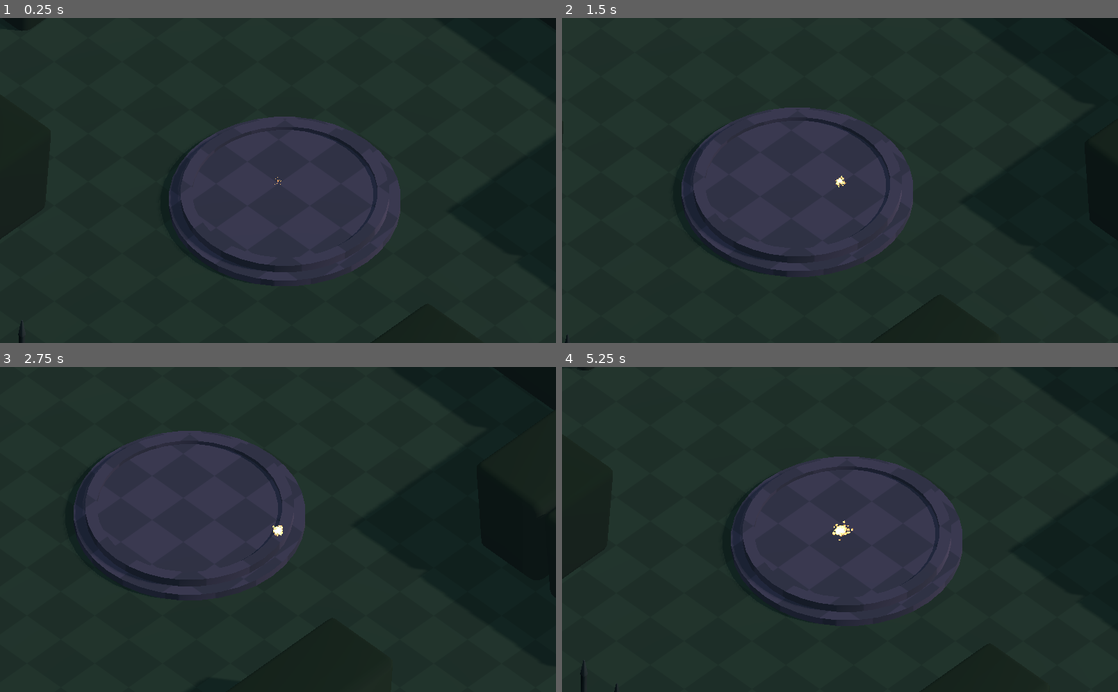
Above: before the commit, frames 1-4 (two rows, left to right).
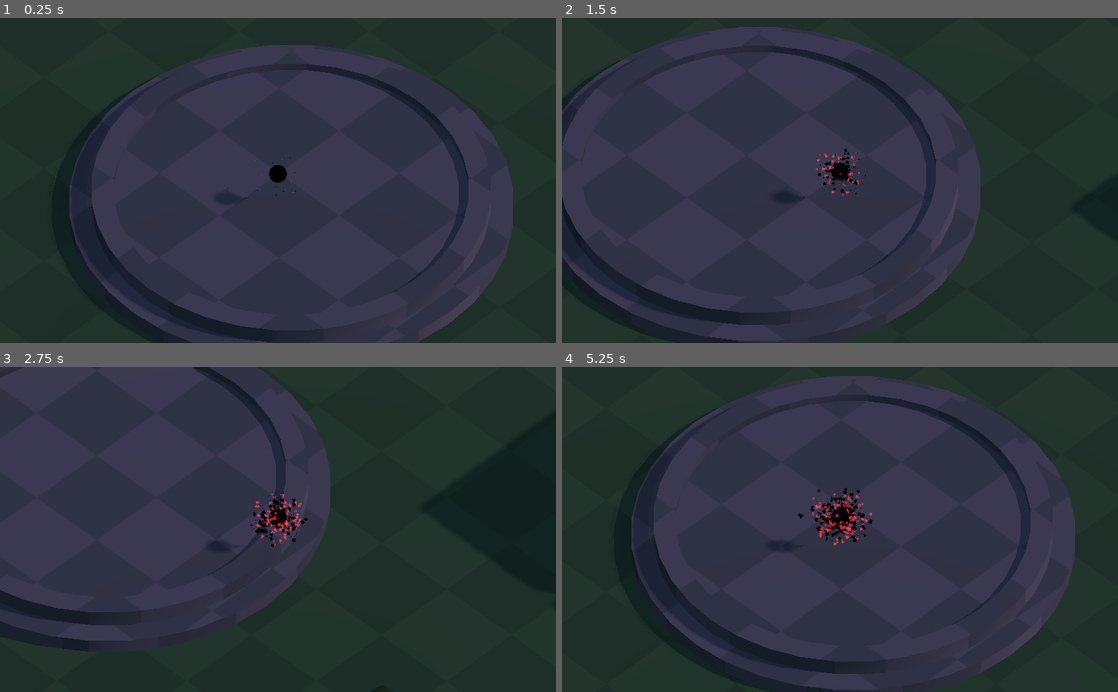
Above: after the commit, the same moments.

Repository: CROmartin/MiniJam70
Game: Godot game, scene res://Scenes-Martin/main.tscn
The game is run twice, just before and just after one commit, with the same random seed, the same clock (stepped at 60 frames per second) and the same inputs.
Inputs:
- Up to frame 1 (0.25 s): no input
- Up to frame 2 (1.5 s): hold D (right) 0.53-1.28 s; hold S (down) from 1.28 s (still down)
- Up to frame 3 (2.75 s): release S (down) at 2.03 s; hold D (right) from 2.03 s (still down)
- Up to frame 4 (5.25 s): release D (right) at 2.78 s; hold W (up) 2.78-3.53 s; hold A (left) 3.53-5.03 s; hold S (down) from 5.03 s (still down)

The runs differ from the first frame. In frame 1, 32% of the frame differs, in the area x 0-100%, y 0-100%; in frame 2, 32%; in frame 3, 23%; in frame 4, 33%, in the area x 2-100%, y 0-100%.

Commit message:
Commiting new player

Diff:
--- a/Scenes-Martin/Player.tscn
+++ b/Scenes-Martin/Player.tscn
@@ -1,7 +1,15 @@
-[gd_scene load_steps=11 format=2]
+[gd_scene load_steps=15 format=2]
 
 [ext_resource path="res://Scenes-Martin/triangle.png" type="Texture" id=1]
 [ext_resource path="res://Scenes-Martin/Scripts-Martin/Player.gd" type="Script" id=2]
+
+[sub_resource type="SphereShape" id=8]
+
+[sub_resource type="SphereMesh" id=11]
+
+[sub_resource type="SpatialMaterial" id=12]
+flags_unshaded = true
+albedo_color = Color( 0, 0, 0, 0 )
 
 [sub_resource type="Curve" id=1]
 _data = [ Vector2( 0.0126582, 0.190909 ), 0.0, 0.0, 0, 0, Vector2( 0.303797, 0.845455 ), 0.0, 0.0, 0, 0, Vector2( 0.772152, 0.5 ), 0.0, 0.0, 0, 0, Vector2( 1, 1 ), 0.0, 0.0, 0, 0 ]
@@ -17,10 +25,9 @@
 gradient = SubResource( 3 )
 
 [sub_resource type="ParticlesMaterial" id=5]
-trail_divisor = 10
 trail_color_modifier = SubResource( 4 )
 emission_shape = 1
-emission_sphere_radius = 1.0
+emission_sphere_radius = 3.0
 direction = Vector3( 0, 1, 0 )
 spread = 5.0
 gravity = Vector3( 0, 0, 0 )
@@ -37,36 +44,63 @@
 scale_curve = SubResource( 2 )
 
 [sub_resource type="SpatialMaterial" id=6]
-flags_unshaded = true
+flags_transparent = true
 vertex_color_use_as_albedo = true
 params_blend_mode = 1
 params_billboard_mode = 3
 particles_anim_h_frames = 1
 particles_anim_v_frames = 1
 particles_anim_loop = false
+albedo_color = Color( 1, 0, 0, 1 )
 albedo_texture = ExtResource( 1 )
 
 [sub_resource type="QuadMesh" id=7]
 material = SubResource( 6 )
 
-[sub_resource type="SphereShape" id=8]
+[sub_resource type="SpatialMaterial" id=9]
+flags_transparent = true
+vertex_color_use_as_albedo = true
+params_blend_mode = 2
+params_billboard_mode = 3
+particles_anim_h_frames = 1
+particles_anim_v_frames = 1
+particles_anim_loop = false
+albedo_color = Color( 1, 0.784314, 0.784314, 1 )
+albedo_texture = ExtResource( 1 )
+
+[sub_resource type="QuadMesh" id=10]
+material = SubResource( 9 )
 
 [node name="Player" type="KinematicBody"]
 script = ExtResource( 2 )
-
-[node name="Particles" type="Particles" parent="."]
-transform = Transform( 0.1, 0, 0, 0, 0.1, 0, 0, 0, 0.1, 0, 0.969639, 0 )
-amount = 5000
-lifetime = 5.0
-process_material = SubResource( 5 )
-draw_pass_1 = SubResource( 7 )
 
 [node name="CollisionShape" type="CollisionShape" parent="."]
 transform = Transform( 0.1, 0, 0, 0, 0.1, 0, 0, 0, 0.1, 0, 0.980684, 0 )
 shape = SubResource( 8 )
 
+[node name="body" type="Spatial" parent="."]
+
+[node name="MeshInstance" type="MeshInstance" parent="body"]
+transform = Transform( 0.1, 0, 0, 0, -4.37114e-09, 0.1, 0, -0.1, -4.37114e-09, 0, 0.978024, 0 )
+mesh = SubResource( 11 )
+material/0 = SubResource( 12 )
+
+[node name="Particles" type="Particles" parent="body"]
+transform = Transform( 0.1, 0, 0, 0, 0.1, 0, 0, 0, 0.1, 0, 0.969639, 0 )
+amount = 250
+lifetime = 5.0
+process_material = SubResource( 5 )
+draw_pass_1 = SubResource( 7 )
+
+[node name="Particles2" type="Particles" parent="body"]
+transform = Transform( 0.1, 0, 0, 0, 0.1, 0, 0, 0, 0.1, 0, 0.969639, 0 )
+amount = 250
+lifetime = 5.0
+process_material = SubResource( 5 )
+draw_pass_1 = SubResource( 10 )
+
 [node name="Camera" type="Camera" parent="."]
-transform = Transform( 1, 0, 0, 0, 0.707107, 0.707107, 0, -0.707107, 0.707107, 0, 9, 8 )
+transform = Transform( 1, 0, 0, 0, 0.707107, 0.707107, 0, -0.707107, 0.707107, 0, 4.52934, 3.61906 )
 projection = 1
 current = true
-size = 7.0
+size = 3.65069
--- a/Scenes-Martin/Scripts-Martin/Player.gd
+++ b/Scenes-Martin/Scripts-Martin/Player.gd
@@ -1,7 +1,12 @@
 extends KinematicBody
 
 var move_speed = 1;
-
+var tilt = 1;
+var tilt_range_max = 60;
+var tilt_range = tilt_range_max;
+var tilt_speed = 0.0025;
+var second_pos;
+var tilt_pos = Vector3(0,0,0);
 # Declare member variables here. Examples:
 # var a = 2
 # var b = "text"
@@ -9,6 +14,8 @@
 
 # Called when the node enters the scene tree for the first time.
 func _ready():
+	tilt_pos = translation;
+	tilt_pos.y -= 0.15;
 	pass # Replace with function body.
 
 
@@ -35,3 +42,21 @@
 		posToMove.z = 1;
 		posToMove.x = 1;
 		move_and_collide(posToMove * move_speed * delta);
+
+	tilting(delta)
+
+
+func tilting(delta):
+	if tilt == 1:
+		$body.translation.y += tilt_speed*tilt;
+		tilt_range -= 1;
+	else:
+		$body.translation.y += tilt_speed*tilt;
+		tilt_range -= 1;
+
+
+	if tilt_range == 0:
+		tilt_pos = translation;
+		tilt_pos.y -= 0.15;
+		tilt_range = tilt_range_max;
+		tilt = tilt*-1;
--- a/Scenes-Martin/main.tscn
+++ b/Scenes-Martin/main.tscn
@@ -8,4 +8,4 @@
 [node name="Blockout" parent="." instance=ExtResource( 2 )]
 
 [node name="Player" parent="." instance=ExtResource( 1 )]
-transform = Transform( -0.707107, 0, 0.707107, 0, 1, 0, -0.707107, 0, -0.707107, 18.7085, 0, 0 )
+transform = Transform( -0.707107, 0, 0.707107, 0, 1, 0, -0.707107, 0, -0.707107, 18.7085, -0.125099, 0 )
Not shown, changed: Git commands.txt
Binary file changed: Scenes-Martin/triangle.png
